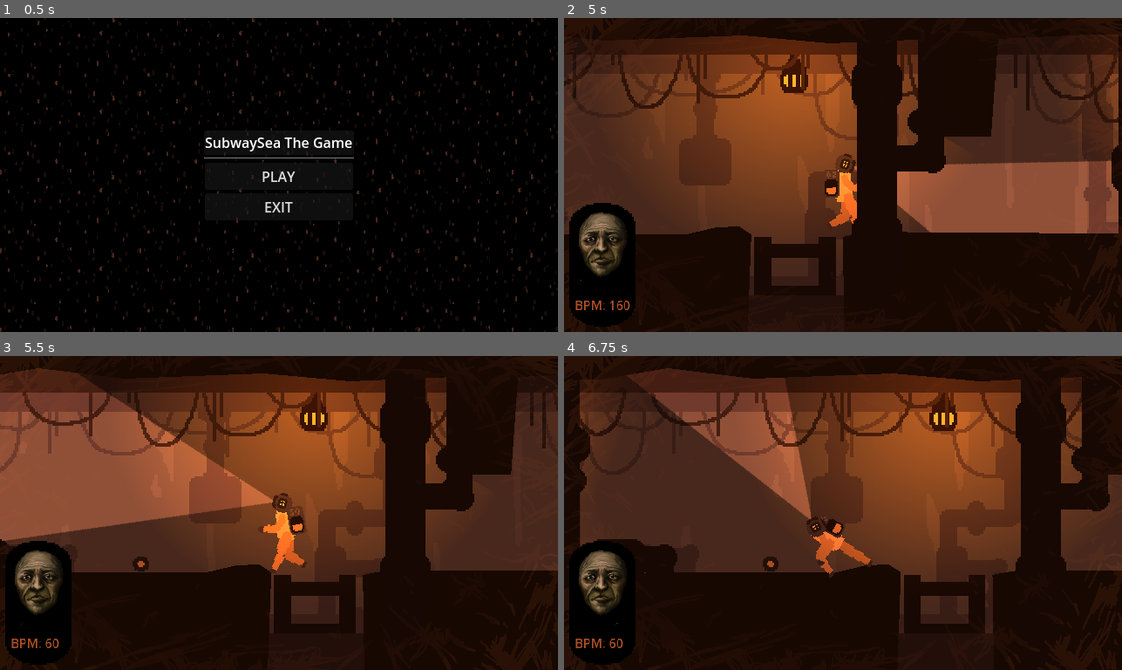
Above: before the commit, frames 1-4 (two rows, left to right).
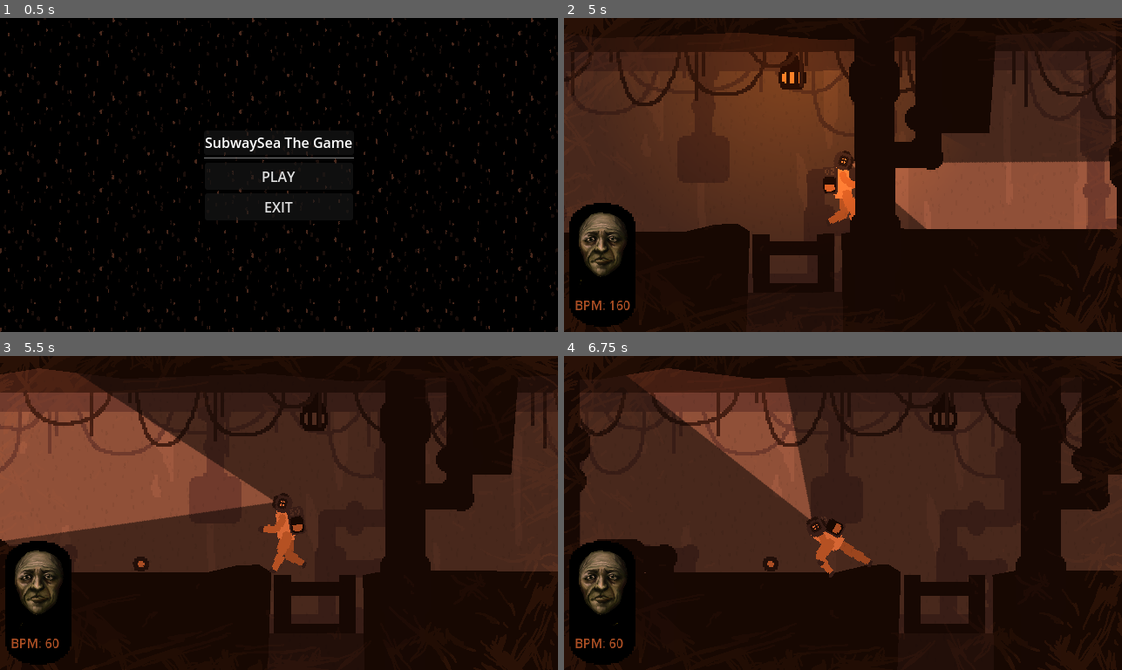
Above: after the commit, the same moments.

Repository: Parker-Vetter/SubwayUnderSea
Game: Godot game, scene res://Scenes/main_menu.tscn
Two runs of this game, one before a commit and one after it. Both use one fixed random seed, a clock stepped at 60 frames per second and the inputs below. The engine's default icon, where the game draws it, is replaced by a stand-in: a white triangle on a blue panel in a dark square. Sound files missing from this copy of the repository are replaced by a short silence.
Inputs (mouse positions are in pixels of both pictures, inside the frame that each line leads up to):
- Up to frame 1 (0.5 s): no input
- Up to frame 2 (5 s): click "PLAY" at 0.5 s; move the mouse to (965, 159) at 1.27 s; hold D (right) 1.28-2.03 s; tap Space (interact) at 1.35, 2.85, 4.35 s; move the mouse to (731, 190) at 2.02 s; hold S (down) 2.03-2.78 s; click (731, 190) at 2.1 s; tap Enter at 2.75 s; move the mouse to (898, 105) at 2.77 s; hold D (right) 2.78-3.53 s; move the mouse to (815, 237) at 3.52 s; hold W (up) 3.53-4.28 s; click (815, 237) at 3.6 s; tap R (restart) at 4.25 s; move the mouse to (1010, 222) at 4.27 s; hold A (left) from 4.28 s (still down); tap F (fullscreen) at 4.9 s
- Up to frame 3 (5.5 s): keep holding A (left); move the mouse to (111, 465) at 5.02 s; click (111, 465) at 5.1 s
- Up to frame 4 (6.75 s): move the mouse to (870, 513) at 5.77 s; release A (left) at 5.78 s; hold S (down) 5.78-6.53 s; tap Space (interact) at 5.85 s; move the mouse to (759, 434) at 6.52 s; hold D (right) from 6.53 s (still down); click (759, 434) at 6.6 s

Frame 1 is identical in both runs. In frame 2, 16% of the frame differs, in the area x 0-100%, y 4-89%; in frame 3, 22%; in frame 4, 22%, in the area x 2-93%, y 5-84%.

Commit message:
Attack Timing and Interior Particles

Diff:
--- a/subwaysea/Scenes/MainScene.tscn
+++ b/subwaysea/Scenes/MainScene.tscn
@@ -305,6 +305,37 @@
 texture = ExtResource("8_x8q07")
 centered = false
 
+[node name="Background2" type="Parallax2D" parent="Parallax Interior/Middle Z Index"]
+modulate = Color(0.41598, 0.41598, 0.41598, 0.286275)
+scroll_scale = Vector2(0.96, 1)
+scroll_offset = Vector2(2328, 79)
+repeat_size = Vector2(160, 90)
+autoscroll = Vector2(0, 5)
+repeat_times = 6
+
+[node name="Sprite2D" type="Sprite2D" parent="Parallax Interior/Middle Z Index/Background2"]
+modulate = Color(0.41598, 0.41598, 0.41598, 0.286275)
+visibility_layer = 2
+position = Vector2(240, 120)
+scale = Vector2(0.25, 0.25)
+texture = ExtResource("4_gn2it")
+centered = false
+
+[node name="Foreground" type="Parallax2D" parent="Parallax Interior/Middle Z Index"]
+modulate = Color(0.41598, 0.41598, 0.41598, 0.286275)
+scroll_scale = Vector2(0.98, 1)
+repeat_size = Vector2(160, 90)
+autoscroll = Vector2(0, 7)
+repeat_times = 6
+
+[node name="Sprite2D" type="Sprite2D" parent="Parallax Interior/Middle Z Index/Foreground"]
+modulate = Color(0.41598, 0.41598, 0.41598, 0.286275)
+visibility_layer = 2
+position = Vector2(240, 120)
+scale = Vector2(0.25, 0.25)
+texture = ExtResource("5_sjbok")
+centered = false
+
 [node name="Highest Z Index" type="Polygon2D" parent="Parallax Interior"]
 clip_children = 1
 light_mask = 0
--- a/subwaysea/Scenes/depth_gague.tscn
+++ b/subwaysea/Scenes/depth_gague.tscn
@@ -4,7 +4,7 @@
 
 [node name="depthGague" type="Node2D"]
 script = ExtResource("1_72gyq")
-depth = 600
+depth = 300
 
 [node name="Label" type="Label" parent="."]
 texture_filter = 1
--- a/subwaysea/Scripts/attackHandler.gd
+++ b/subwaysea/Scripts/attackHandler.gd
@@ -3,14 +3,17 @@
 signal wasAttacked
 signal MainInitialized
 
+@onready var run_timer: Timer = find_child("RunTimer")
 @onready var randomAttackTimer = find_child("AttackTimer")
 @onready var fadeIn: ColorRect = $ColorRect
-var dying = false
+
+var dying := false
+var depth := 600
+var run_time := 0
 
 func _process(delta: float) -> void:
 	if dying and fadeIn.color.a < 1.0:
 		fadeIn.color.a += 0.15 * delta
-		print(fadeIn.color.a)
 	elif fadeIn.color.a >= 1.0:
 		dying = false
 		get_tree().reload_current_scene()
@@ -19,9 +22,14 @@
 	#
 	#if Input.is_action_just_pressed('interact'):
 		#callForAttack()
+	if Input.is_action_just_pressed('fullscreen'):
+		callForAttack()
+
 
 func _ready() -> void:
-	randomAttackTimer.wait_time = randi_range(60,300)
+	var depth_multiplier = remap(run_time, 0, 400, 1, 0)
+	var wait_time = int(randfn(30 * depth_multiplier, 10))
+	randomAttackTimer.wait_time = wait_time
 	randomAttackTimer.autostart = true
 	MainInitialized.emit()
 
@@ -41,4 +49,13 @@
 # call attack on end of timer then reset the time to be somethign else
 func _on_attack_timer_timeout() -> void:
 	callForAttack()
-	randomAttackTimer.wait_time = randi_range(120,300)
+	var depth_multiplier = remap(run_time, 0, 500, 1, 0)
+	var wait_time = int(randfn(45 + 20 * depth_multiplier, 10))
+	randomAttackTimer.wait_time = wait_time
+
+func depth_change_call(new_depth):
+	depth = new_depth
+
+
+func _on_run_timer_timeout() -> void:
+	run_time += 1
--- a/subwaysea/Scripts/depth_gague.gd
+++ b/subwaysea/Scripts/depth_gague.gd
@@ -5,11 +5,16 @@
 @export var delta_depth: int
 @onready var fadeIn: ColorRect = $ColorRect
 @onready var surfacing_label: Label = $"CanvasLayer/surfacing label"
+@onready var main_scene = self.get_tree().root.get_node("MainScene")
 var dots = ""
 var alpha = 0
 
+# connects to attack handler for variable monster attacks
+signal emit_depth(depth)
+
 # Called when the node enters the scene tree for the first time.
 func _ready() -> void:
+	self.connect("emit_depth", main_scene.depth_change_call)
 	delta_depth = 1
 	updateGauge()
 	surfacing_label.visible = false
@@ -27,6 +32,7 @@
 		depth -= delta_depth
 		await get_tree().create_timer(1).timeout #create a timer and wait until it finishes
 		updateGauge() #run this loop again
+		emit_depth.emit(depth)
 		if depth <= 10:
 			alterGoofySurfacingText()
 	else:
